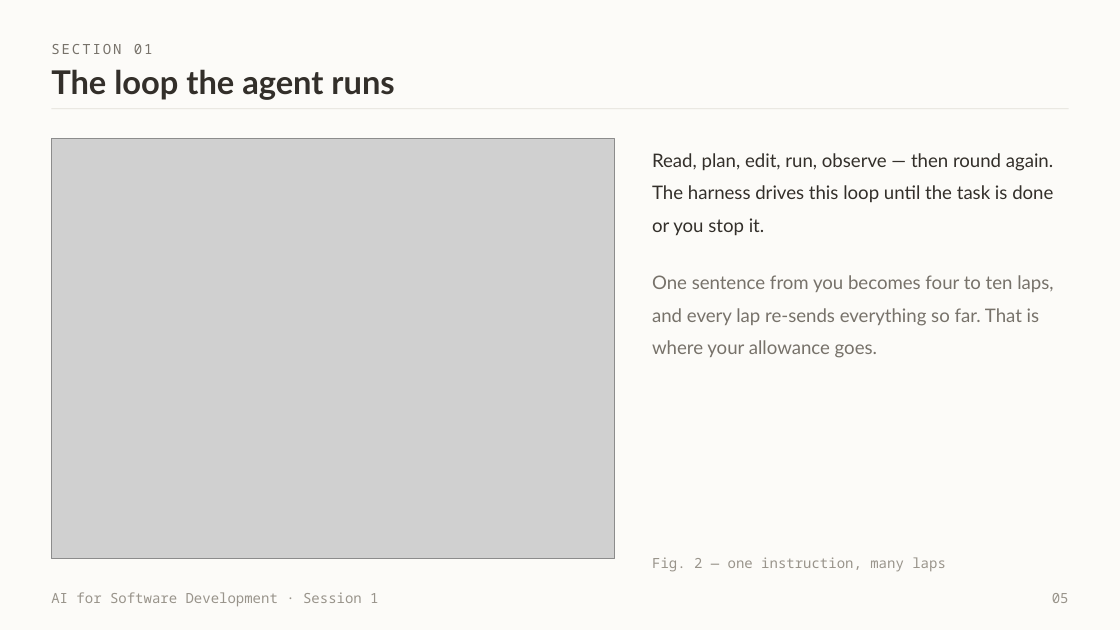
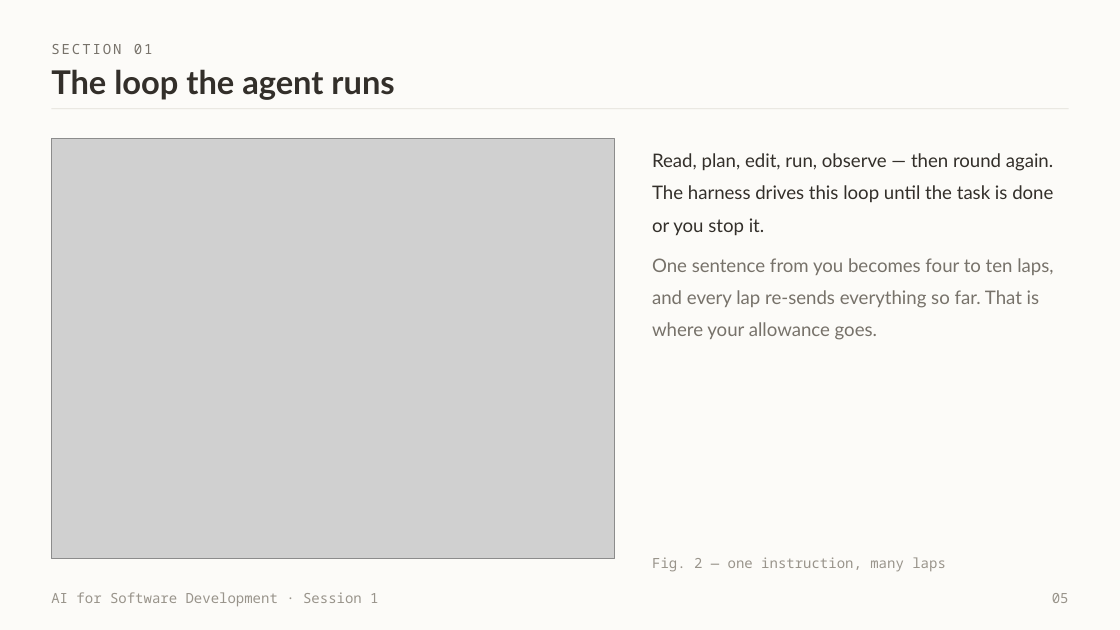
Before and after one commit to witchapong/ai-for-software-dev, a slide deck: slide 5 of slides/Session 1 - Meet Your Agent.pptx. Drawn at 1120x630 pixels with LibreOffice and Linux fonts; fonts in the diff are those of the drawing; grey boxes stand for pictures. Boxes give left, top, right and bottom in pixels: in the first picture for what was removed or moved away, otherwise in the second. Text is boxed around its words. In the diff, an @@ line names an element or a change of style, - is before the commit and + after.

```diff
--- a/slides/Session 1 - Meet Your Agent.pptx
+++ b/slides/Session 1 - Meet Your Agent.pptx
@@ text "One sentence from you becomes ...": place and size @@
-text "One sentence from you becomes ..." at (652,275,1053,358)
+text "One sentence from you becomes ..." at (652,258,1053,340)
```
Also in this commit, not shown: 7 other slides changed, 9 other files.
